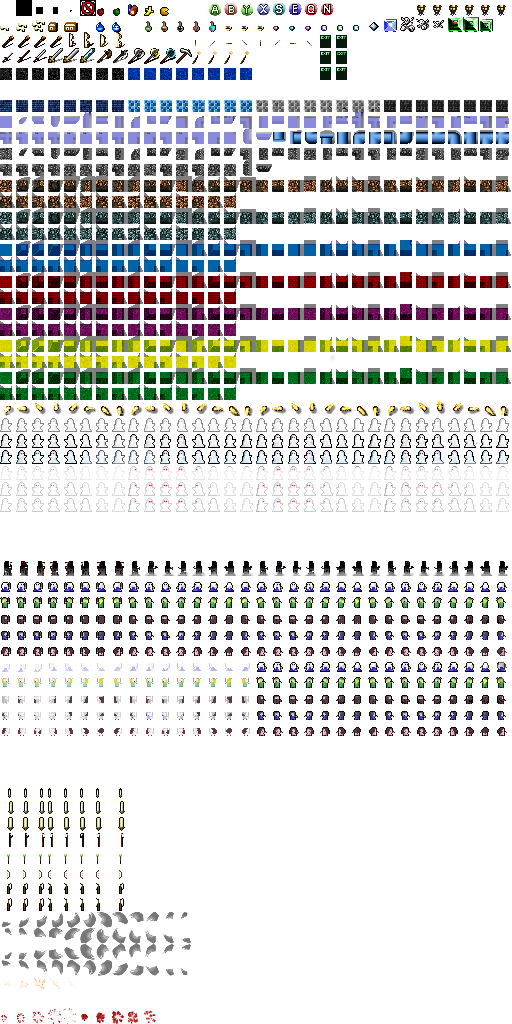
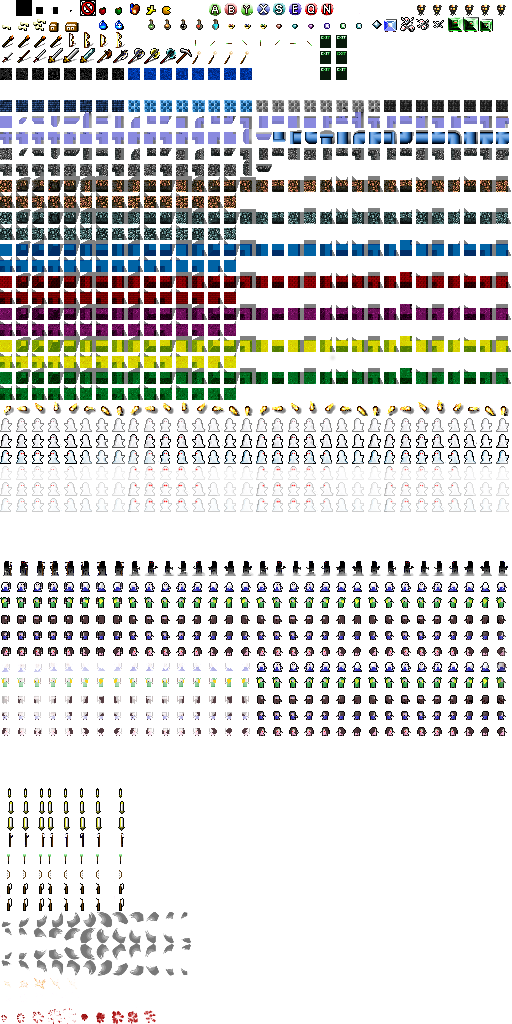
Layer changes from the first 512 x 1024 image to the second:
painted on "Layer" over [0,3,382,256]
